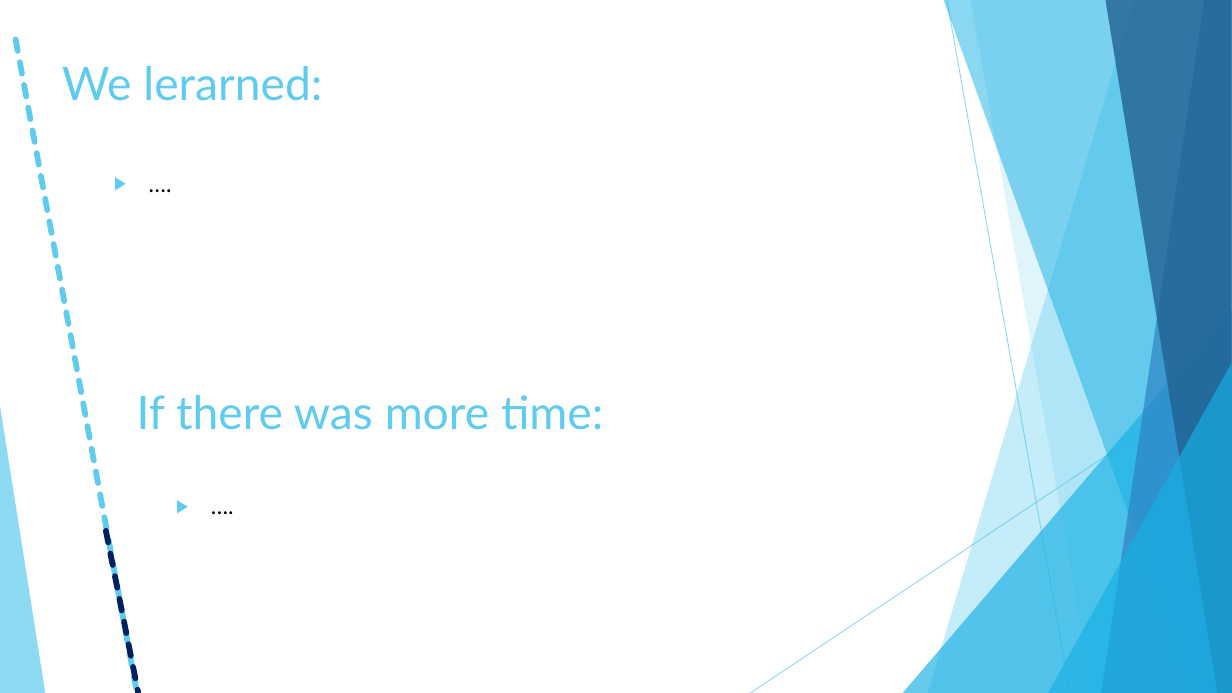
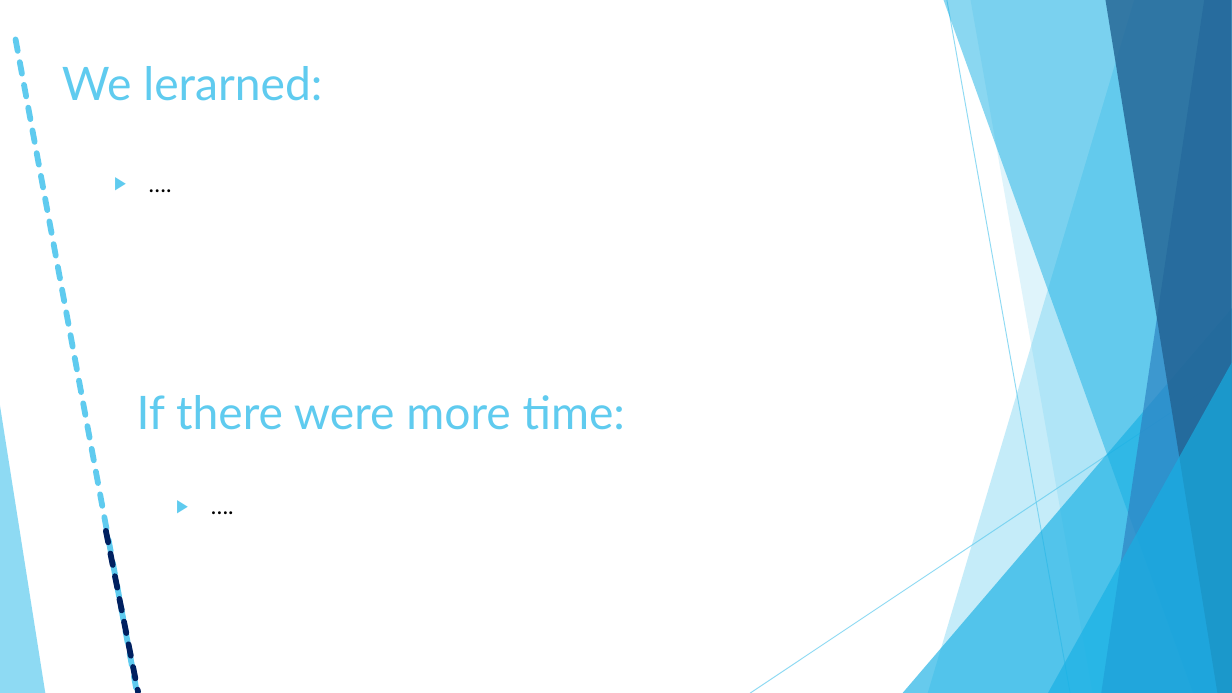
Before and after one commit to CodeFactoryWien/WF-Java-04, a slide deck: slide 7 of NullPointerHotel.pptx. Drawn at 1232x693 pixels with LibreOffice and Linux fonts; fonts in the diff are those of the drawing. Boxes give left, top, right and bottom in pixels: in the first picture for what was removed or moved away, otherwise in the second. Text is boxed around its words. In the diff, an @@ line names an element or a change of style, - is before the commit and + after.

Commit message:
fehler korr.

```diff
--- a/NullPointerHotel.pptx
+++ b/NullPointerHotel.pptx
@@ text at bbox=[137, 395, 625, 430]: text changed @@
-If there was more time:
+If there were more time:
```
